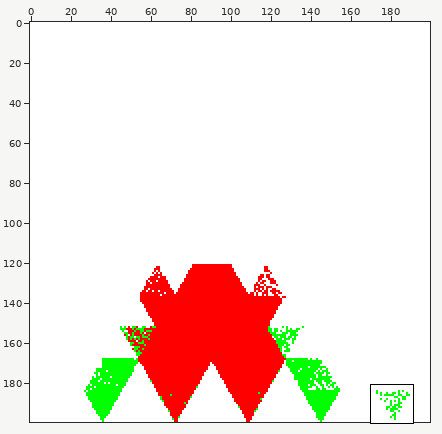
File history of a sprite sheet, Textured/images/mat_Icosphere.png. The first picture is a wide view before the edit; the outline marks the close-up.
Close-up. The starting point:
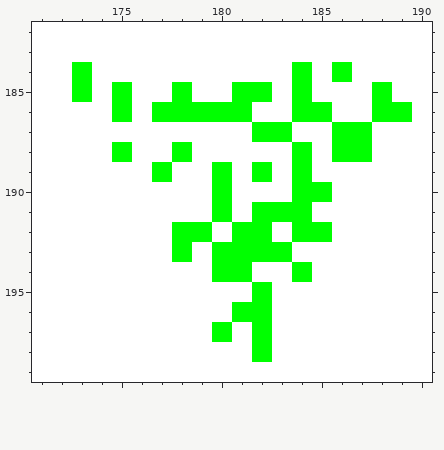
The file is 200x200 pixels. Shown: x 171..190, y 182..199. The commit also changed other parts of the picture, which this record leaves out.
After the commit:
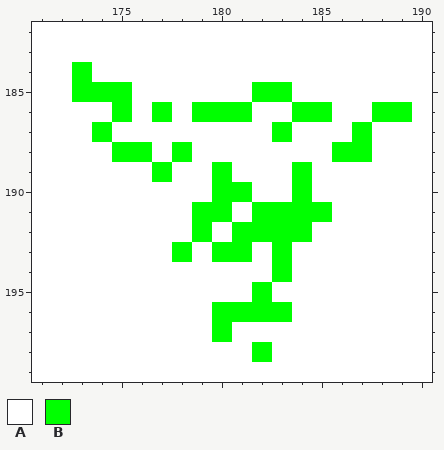
Palette (. is transparent): A #ffffff  B #00ff00
The edit:
y 184: x 184 B -> A; x 186 B -> A
y 185: x 174 A -> B; x 178 B -> A; x 181 B -> A; x 183..184 AB -> BA; x 188 B -> A
y 186: x 178 B -> A
y 187: x 174 A -> B; x 182 B -> A; x 186 B -> A
y 188: x 176 A -> B; x 184 B -> A
y 189: x 182 B -> A
y 190: x 181 A -> B; x 185 B -> A
y 191: x 179 A -> B; x 185 A -> B
y 192: x 178 B -> A; x 183 A -> B; x 185 B -> A
y 193: x 182 B -> A
y 194: x 180..181 BB -> AA; x 183..184 AB -> BA
y 196: x 180 A -> B; x 183 A -> B
y 197: x 182 B -> A
Pixel boxes of the changes (left, top, right, bottom) in both close-ups:
changed: (92, 62, 392, 342)
